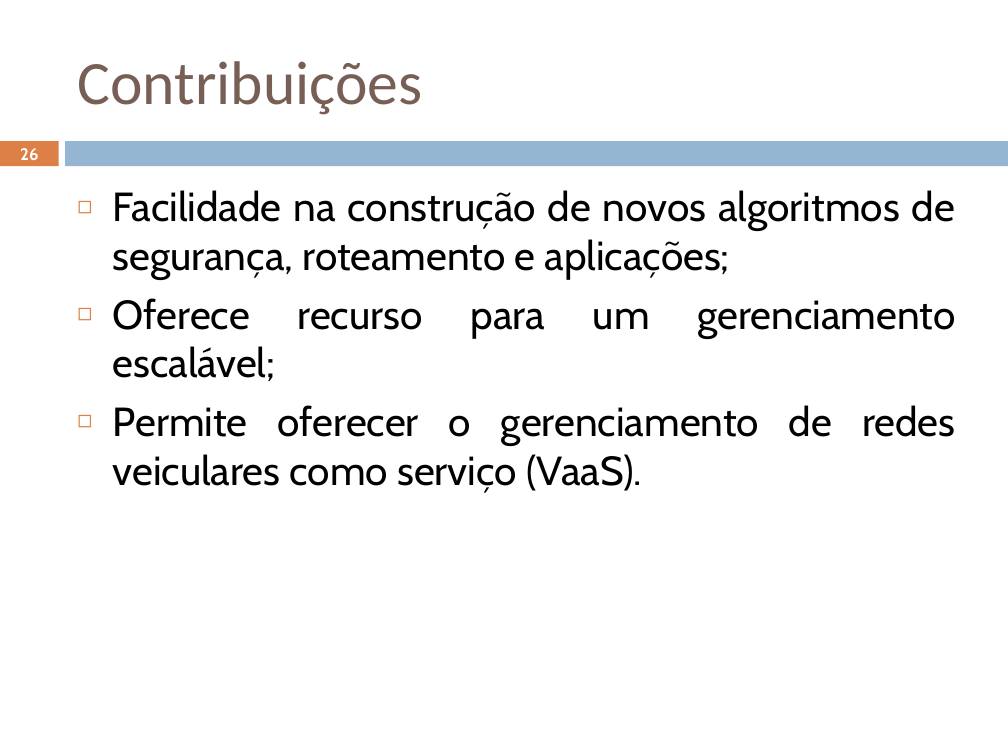
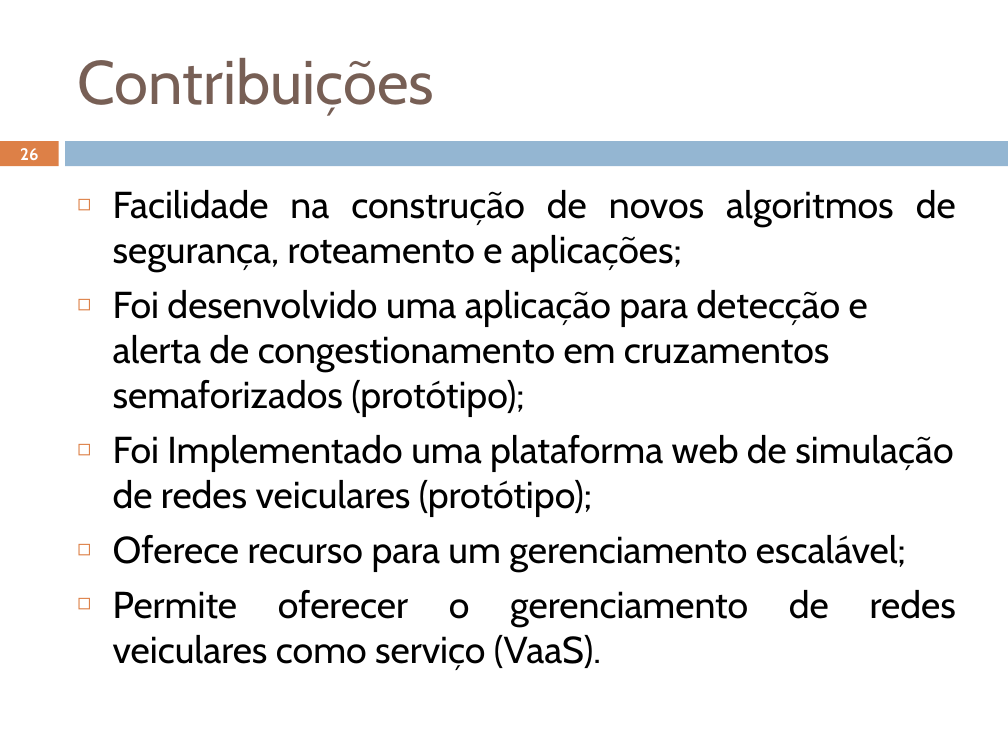
Before and after one commit to geoleite/Mestrado, a slide deck: slide 26 of Apresentacao/ApresentaçãoV2.pptx. Drawn at 1008x756 pixels with LibreOffice and Linux fonts; fonts in the diff are those of the drawing. Boxes give left, top, right and bottom in pixels: in the first picture for what was removed or moved away, otherwise in the second. Text is boxed around its words. In the diff, an @@ line names an element or a change of style, - is before the commit and + after.

```diff
--- a/Apresentacao/ApresentaçãoV2.pptx
+++ b/Apresentacao/ApresentaçãoV2.pptx
@@ title "Contribuições" at (x1=78, y1=58, x2=434, y2=116): font Calibri to Cabin @@
@@ text at (x1=113, y1=190, x2=956, y2=670): size 29 to 26.8 pt in "Facilidade na construção de novos algoritmos de ...", "Oferece recurso para um gerenciamento escalável;", "Permite oferecer o gerenciamento de redes veiculares ..." @@
@@ text at (x1=113, y1=290, x2=953, y2=517): paragraphs added @@
+◻ Foi desenvolvido uma aplicação para detecção e alerta de congestionamento em cruzamentos semaforizados (protótipo);
+◻ Foi Implementado uma plataforma web de simulação de redes veiculares (protótipo);
```
Also in this commit, not shown: 21 other slides changed, 40 other files.
